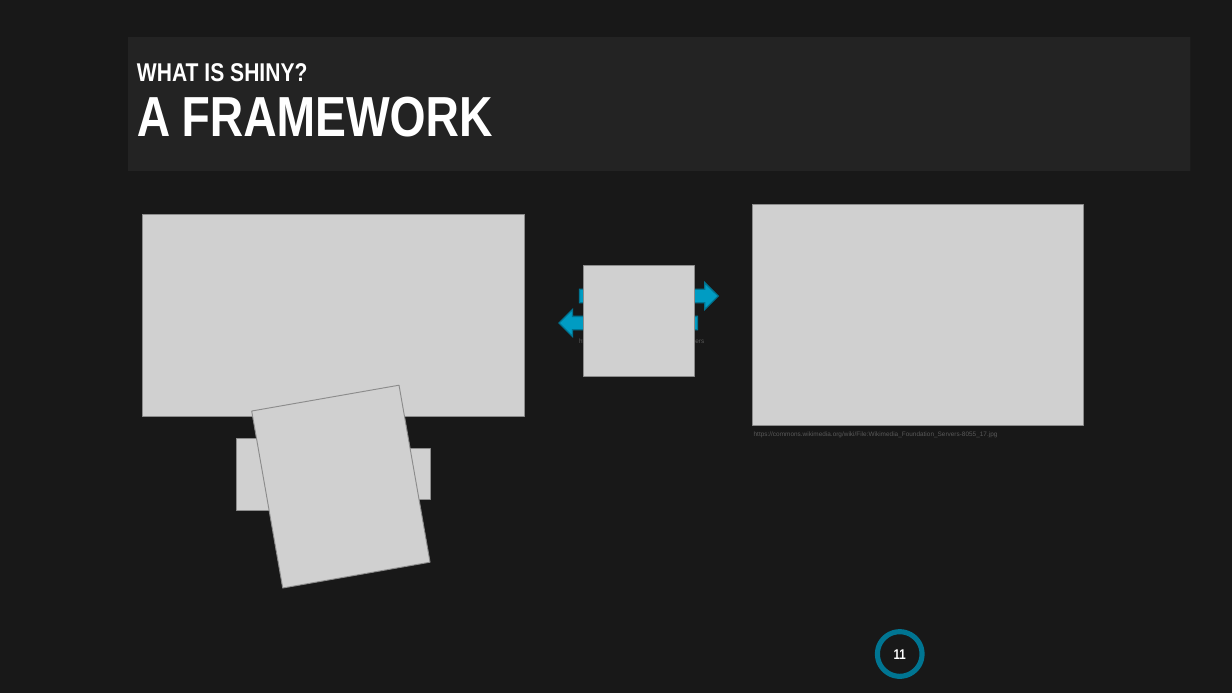
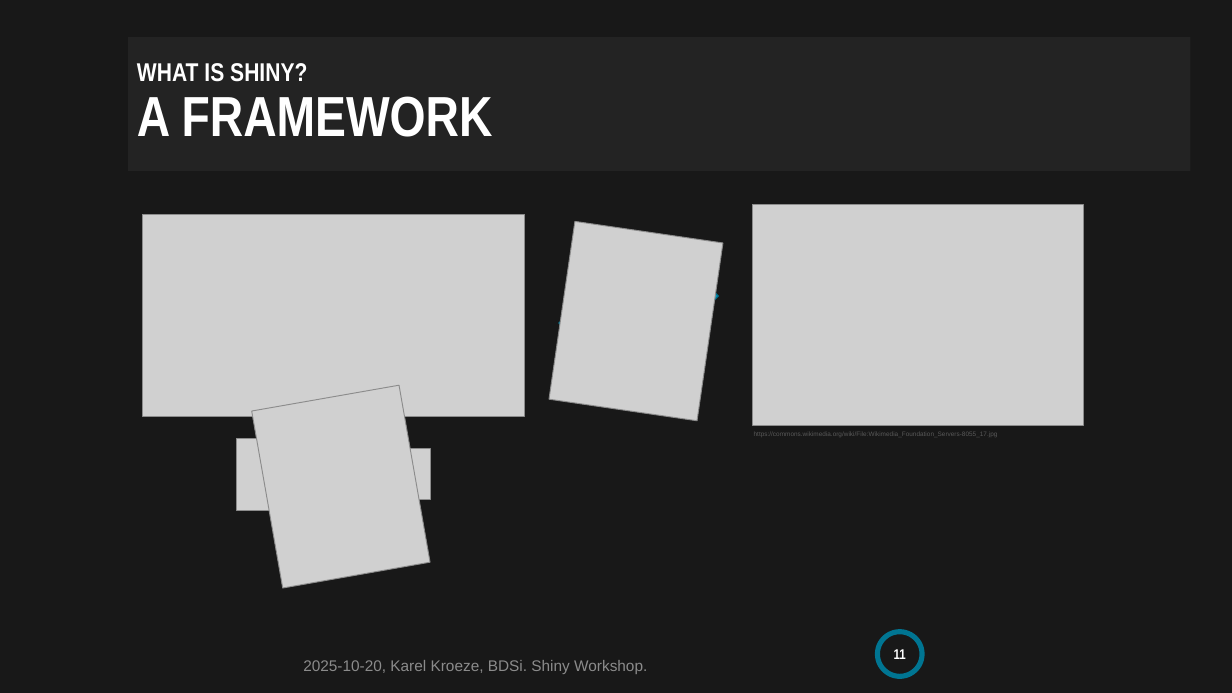
Before and after one commit to BDSI-Utwente/shiny-workshop, a slide deck: slide 11 of slides/shiny-workshop.pptx. Drawn at 1232x693 pixels with LibreOffice and Linux fonts; fonts in the diff are those of the drawing; grey boxes stand for pictures; background and template pictures are left out. Boxes give left, top, right and bottom in pixels: in the first picture for what was removed or moved away, otherwise in the second. Text is boxed around its words. In the diff, an @@ line names an element or a change of style, - is before the commit and + after.

```diff
--- a/slides/shiny-workshop.pptx
+++ b/slides/shiny-workshop.pptx
@@ picture added at box(549, 221, 723, 420) @@
@@ text added at box(303, 660, 647, 674), 12 pt, text #8C8C8C @@
+2025-10-20, Karel Kroeze, BDSi. Shiny Workshop.
```
Also in this commit, not shown: 18 other slides changed, 3 slides added.
